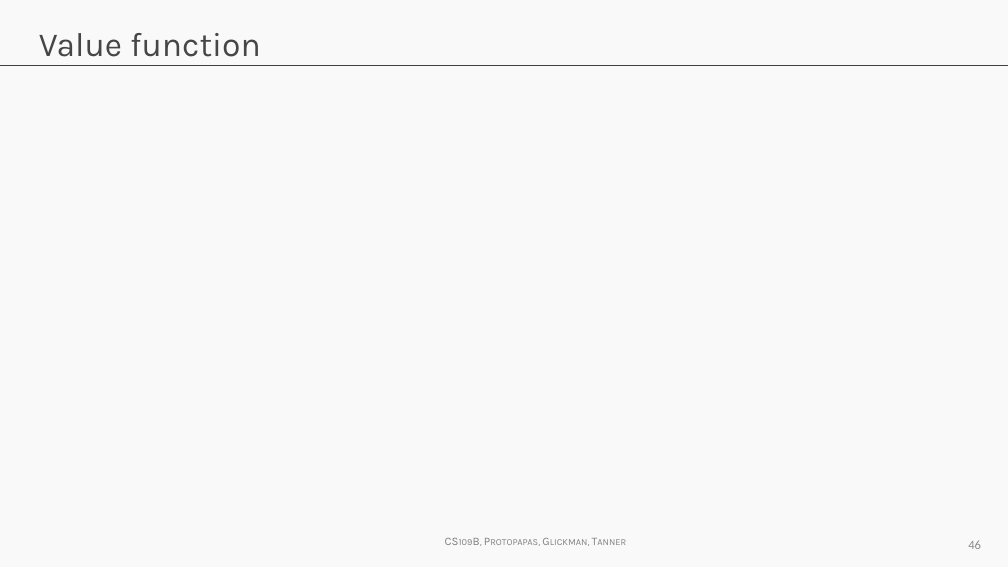
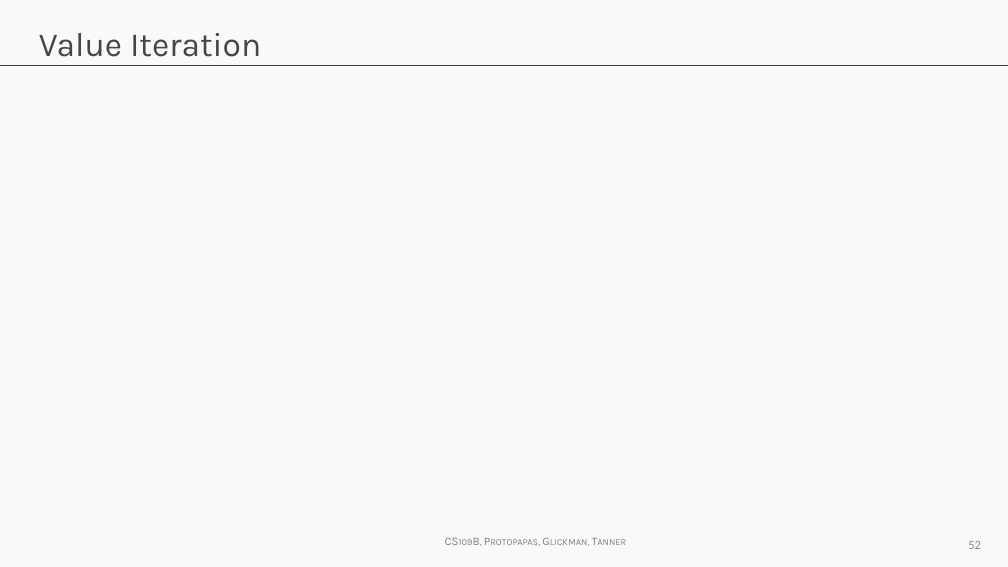
Before and after one commit to wfseaton/2020-CS109B, a slide deck: slide 52 of content/lectures/lecture20/presentation/cs109b_RL.pptx (slide 46 before the commit). Drawn at 1008x567 pixels with LibreOffice and Linux fonts; fonts in the diff are those of the drawing; grey boxes stand for pictures; background and template pictures are left out. Boxes give left, top, right and bottom in pixels: in the first picture for what was removed or moved away, otherwise in the second. Text is boxed around its words. In the diff, an @@ line names an element or a change of style, - is before the commit and + after.

```diff
--- a/content/lectures/lecture20/presentation/cs109b_RL.pptx
+++ b/content/lectures/lecture20/presentation/cs109b_RL.pptx
@@ title at bbox=[39, 33, 261, 57]: text changed @@
-Value function
+Value Iteration
@@ page number at bbox=[968, 541, 981, 549]: text changed @@
-46
+52
```
Also in this commit, not shown: 5 other slides changed, 13 slides added, 7 slides removed, 21 other files.
